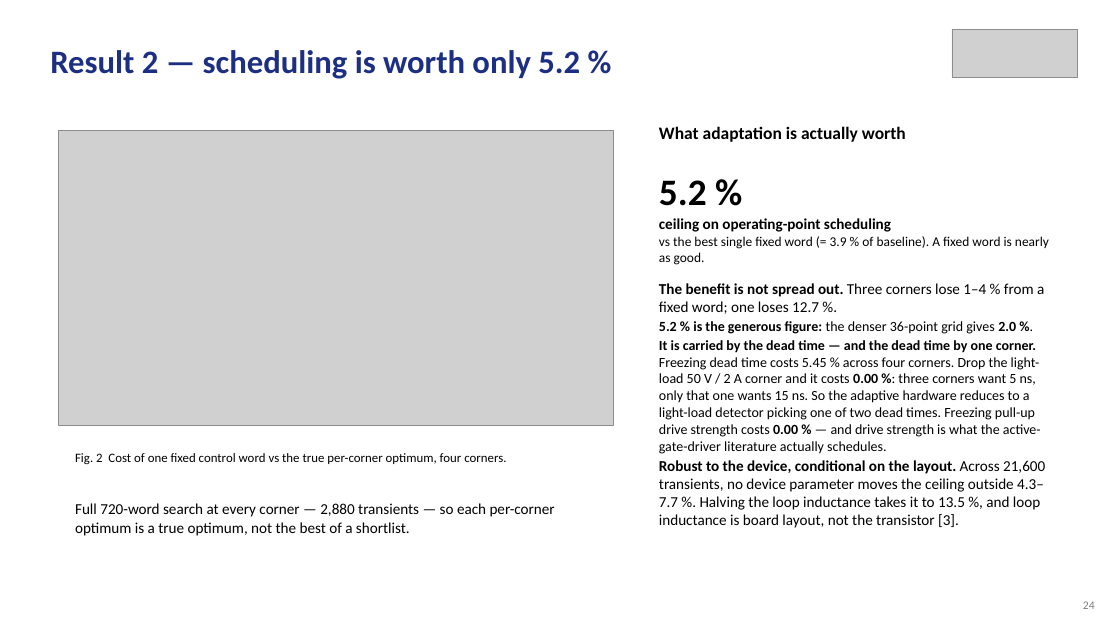
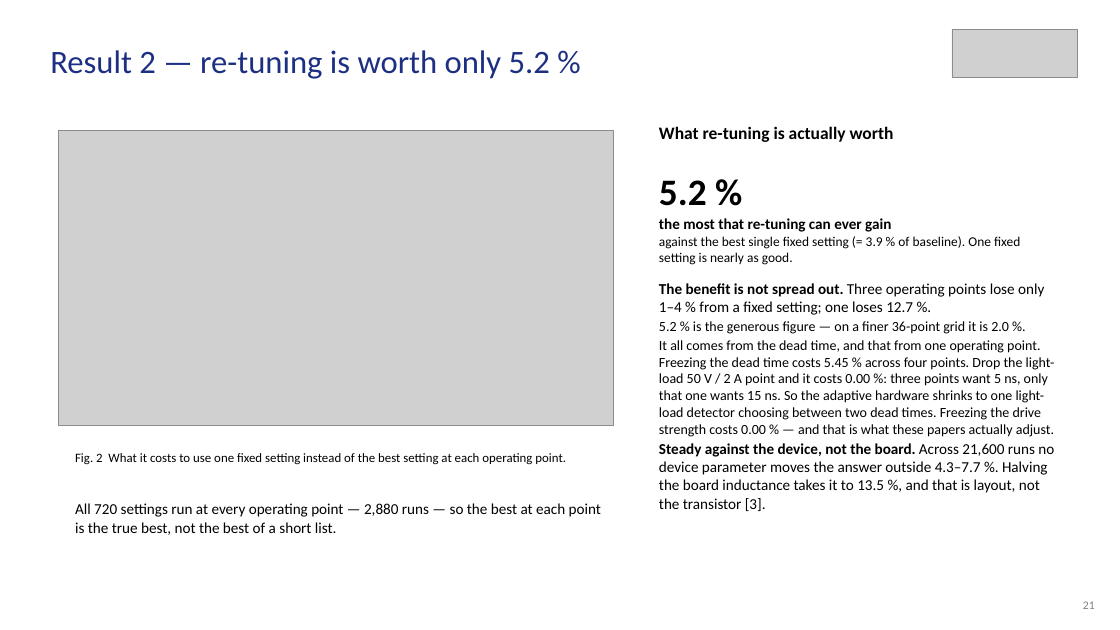
Before and after one commit to Amritha902/gan-driver, a slide deck: slide 21 of review/Review1_GaN_Segmented_Gate_Driver.pptx (slide 24 before the commit). Drawn at 1120x630 pixels with LibreOffice and Linux fonts; fonts in the diff are those of the drawing; grey boxes stand for pictures. Boxes give left, top, right and bottom in pixels: in the first picture for what was removed or moved away, otherwise in the second. Text is boxed around its words. In the diff, an @@ line names an element or a change of style, - is before the commit and + after.

```diff
--- a/review/Review1_GaN_Segmented_Gate_Driver.pptx
+++ b/review/Review1_GaN_Segmented_Gate_Driver.pptx
@@ text at box(50, 50, 550, 79): text changed; bold off @@
-Result 2 — scheduling is worth only 5.2 %
+Result 2 — re-tuning is worth only 5.2 %
@@ text at box(659, 126, 894, 142): text changed @@
-What adaptation is actually worth
+What re-tuning is actually worth
@@ text at box(659, 218, 1020, 265): text changed @@
-ceiling on operating-point scheduling
-vs the best single fixed word (= 3.9 % of baseline). A fixed word is nearly as good.
+the most that re-tuning can ever gain
+against the best single fixed setting (= 3.9 % of baseline). One fixed setting is nearly as good.
@@ text at box(659, 283, 1055, 511): text changed @@
-The benefit is not spread out. Three corners lose 1–4 % from a fixed word; one loses 12.7 %.
-5.2 % is the generous figure: the denser 36-point grid gives 2.0 %.
-It is carried by the dead time — and the dead time by one corner. Freezing dead time costs 5.45 % across four corners. Drop the light-load 50 V / 2 A corner and it costs 0.00 %: three corners want 5 ns, only that one wants 15 ns. So the adaptive hardware reduces to a light-load detector picking one of two dead times. Freezing pull-up drive strength costs 0.00 % — and drive strength is what the active-gate-driver literature actually schedules.
-Robust to the device, conditional on the layout. Across 21,600 transients, no device parameter moves the ceiling outside 4.3–7.7 %. Halving the loop inductance takes it to 13.5 %, and loop inductance is board layout, not the transistor [3].
+The benefit is not spread out. Three operating points lose only 1–4 % from a fixed setting; one loses 12.7 %.
+5.2 % is the generous figure — on a finer 36-point grid it is 2.0 %.
+It all comes from the dead time, and that from one operating point. Freezing the dead time costs 5.45 % across four points. Drop the light-load 50 V / 2 A point and it costs 0.00 %: three points want 5 ns, only that one wants 15 ns. So the adaptive hardware shrinks to one light-load detector choosing between two dead times. Freezing the drive strength costs 0.00 % — and that is what these papers actually adjust.
+Steady against the device, not the board. Across 21,600 runs no device parameter moves the answer outside 4.3–7.7 %. Halving the board inductance takes it to 13.5 %, and that is layout, not the transistor [3].
@@ text at box(75, 453, 566, 465): text changed @@
-Fig. 2 Cost of one fixed control word vs the true per-corner optimum, four corners.
+Fig. 2 What it costs to use one fixed setting instead of the best setting at each operating point.
@@ text at box(75, 503, 601, 535): text changed @@
-Full 720-word search at every corner — 2,880 transients — so each per-corner optimum is a true optimum, not the best of a shortlist.
+All 720 settings run at every operating point — 2,880 runs — so the best at each point is the true best, not the best of a short list.
@@ text at box(1083, 601, 1095, 609): text changed @@
-24
+21
```
Also in this commit, not shown: 18 other slides changed, 6 slides removed, 12 other files.
